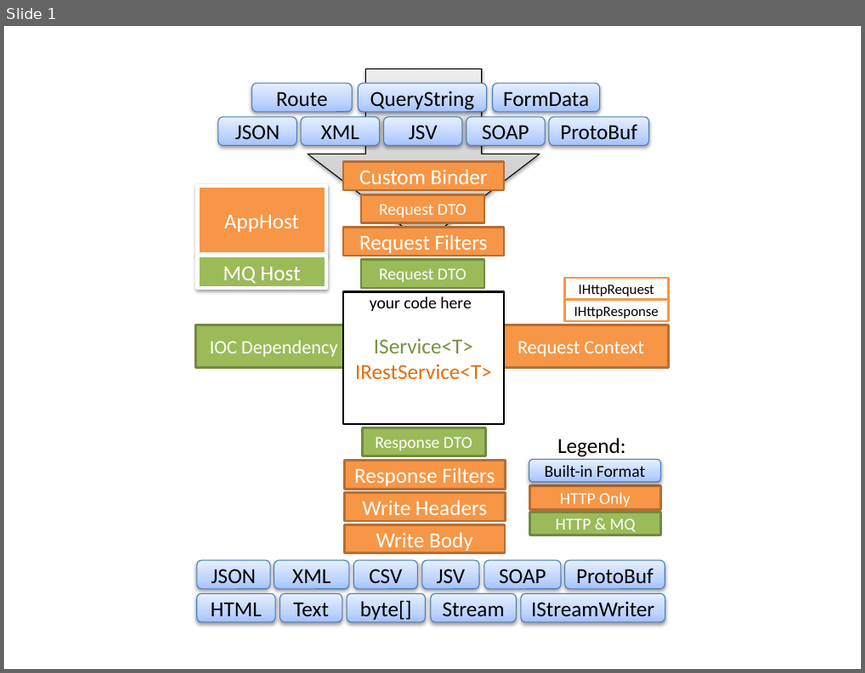
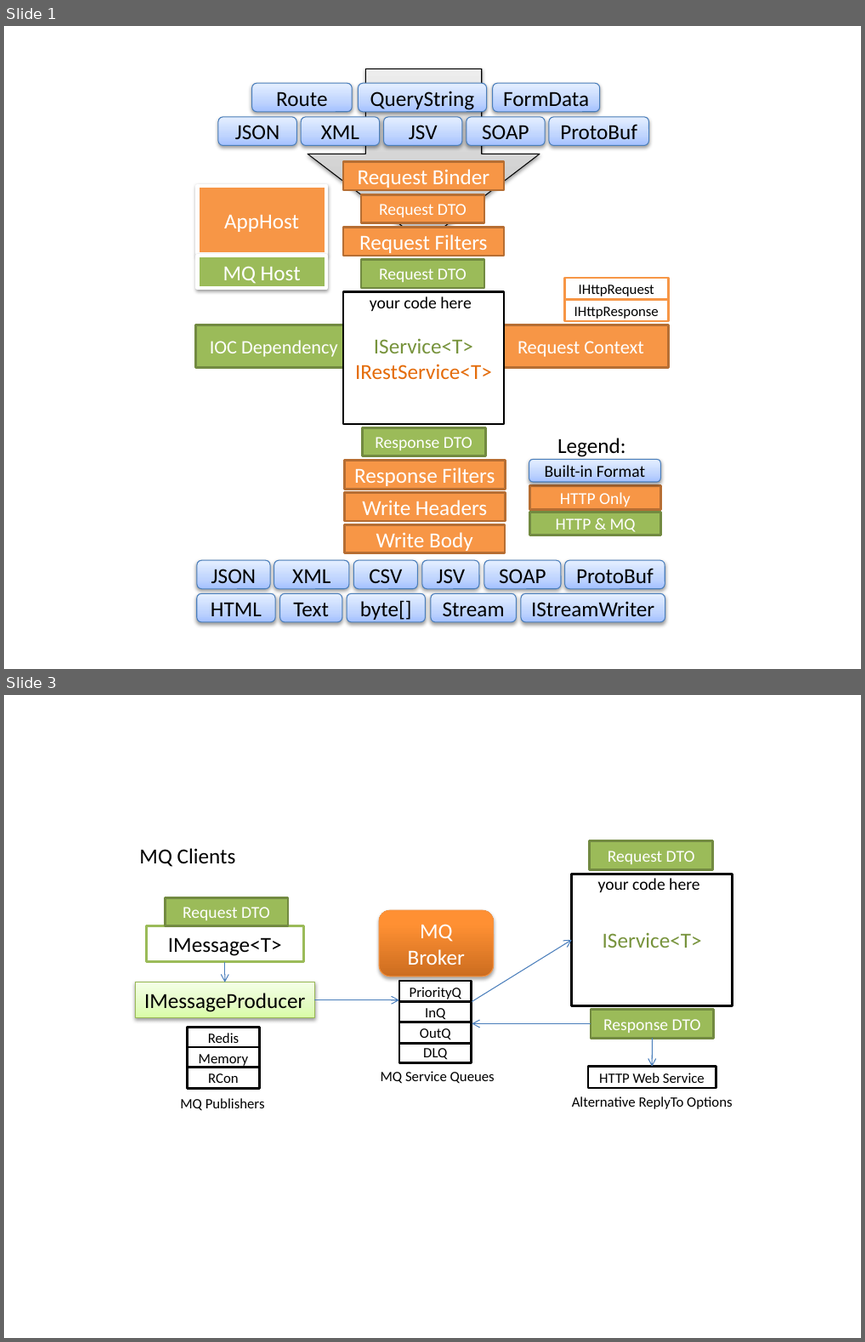
Before and after one commit to ServiceStack/ServiceStack.Extras, a slide deck: html/files/servicestack-architecture-tree.pptx. Shown one above the other, each under a label of ours: slide 1 before the commit, slides 1 and 3 after it; the slides between them are not shown. The pictures are 865x673 and 865x1342 pixels, drawn with LibreOffice and Linux fonts; fonts in the diff are those of the drawing. Boxes give left, top, right and bottom in pixels: in the first picture for what was removed or moved away, otherwise in the second. Text is boxed around its words. In the diff, an @@ line names an element or a change of style, - is before the commit and + after.

```diff
--- a/html/files/servicestack-architecture-tree.pptx
+++ b/html/files/servicestack-architecture-tree.pptx
@@ slide 3 added at box(4, 695, 861, 1338), background #FFFFFF @@
@@ rectangle added at box(589, 840, 713, 869), fill #9BBB59, outline #738A42 2 pt, 14 pt, text #FFFFFF @@
+Request DTO
@@ text added at box(139, 848, 236, 867), 18 pt, text #000000 @@
+MQ Clients
@@ rectangle added at box(166, 897, 289, 925), fill #9BBB59, outline #738A42 2 pt, 14 pt, text #FFFFFF @@
+Request DTO
@@ rectangle added at box(572, 873, 732, 1005), fill #FFFFFF, outline #000000 2 pt, 18 pt, text #77933C @@
+IService<T>
@@ text added at box(598, 878, 699, 892), 14 pt, text #000000 @@
+your code here
@@ rounded rectangle added at box(380, 910, 494, 976), fill gradient #CC6E20 to #FF9034 to #FF9136, outline #F69240 0.75 pt, 18 pt, text #FFFFFF @@
+MQ Broker
@@ rectangle added at box(146, 926, 303, 962), fill #FFFFFF, outline #9BBB59 2 pt, 18 pt, text #000000 @@
+IMessage<T>
@@ arrow added from (472, 1002) to (572, 939), #4B7EBC 0.75 pt @@
@@ arrow added from (225, 961) to (225, 982), #4B7EBC 0.75 pt @@
@@ rectangle added at box(135, 982, 315, 1018), fill gradient #DAFDA7 to #E4FCC2 to #F5FFE7, outline #98B955 0.75 pt, 18 pt, text #000000 @@
+IMessageProducer
@@ arrow added from (315, 1000) to (399, 1000), #4B7EBC 0.75 pt @@
@@ rectangle added at box(399, 981, 471, 1002), fill #FFFFFF, outline #000000 2 pt, 12 pt, text #000000 @@
+PriorityQ
@@ rectangle added at box(399, 1002, 471, 1023), fill #FFFFFF, outline #000000 2 pt, 12 pt, text #000000 @@
+InQ
@@ rectangle added at box(399, 1021, 471, 1043), fill #FFFFFF, outline #000000 2 pt, 12 pt, text #000000 @@
+OutQ
@@ arrow added from (590, 1023) to (472, 1023), #4B7EBC 0.75 pt @@
@@ rectangle added at box(590, 1009, 714, 1038), fill #9BBB59, outline #738A42 2 pt, 14 pt, text #FFFFFF @@
+Response DTO
@@ rectangle added at box(188, 1027, 259, 1049), fill #FFFFFF, outline #000000 2 pt, 12 pt, text #000000 @@
+Redis
@@ rectangle added at box(188, 1047, 259, 1068), fill #FFFFFF, outline #000000 2 pt, 12 pt, text #000000 @@
+Memory
@@ rectangle added at box(399, 1041, 471, 1062), fill #FFFFFF, outline #000000 2 pt, 12 pt, text #000000 @@
+DLQ
@@ arrow added from (652, 1038) to (652, 1066), #4B7EBC 0.75 pt @@
@@ rectangle added at box(188, 1066, 259, 1089), fill #FFFFFF, outline #000000 2 pt, 12 pt, text #000000 @@
+RCon
@@ text added at box(381, 1071, 494, 1083), 12 pt, text #000000 @@
+MQ Service Queues
@@ rectangle added at box(588, 1066, 716, 1088), fill #FFFFFF, outline #000000 2 pt, 12 pt, text #000000 @@
+HTTP Web Service
@@ text added at box(180, 1098, 265, 1111), 12 pt, text #000000 @@
+MQ Publishers
@@ text added at box(572, 1096, 732, 1109), 12 pt, text #000000 @@
+Alternative ReplyTo Options
@@ slide 1 changed as well @@
@@ text in rectangle at box(358, 169, 489, 188): text changed @@
-Custom Binder
+Request Binder
```
Also in this commit, not shown: 1 other slide added, 3 other files.
